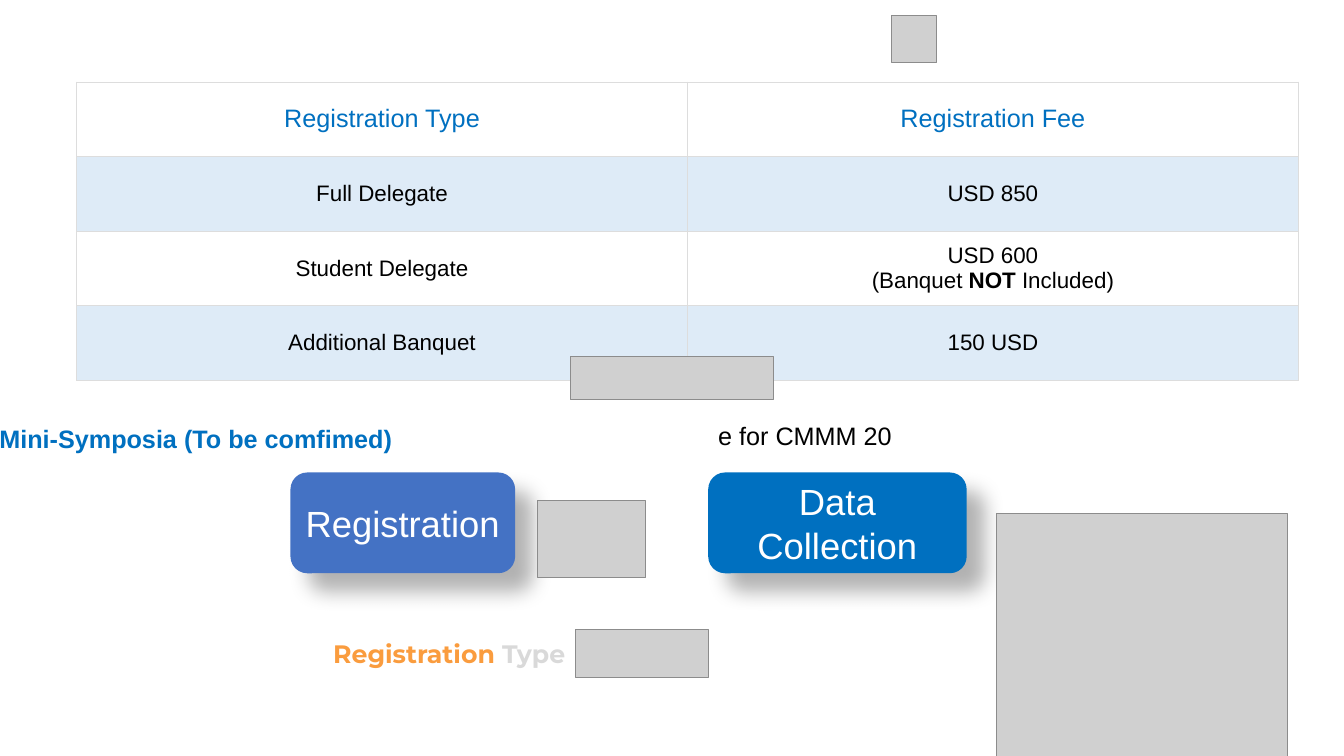
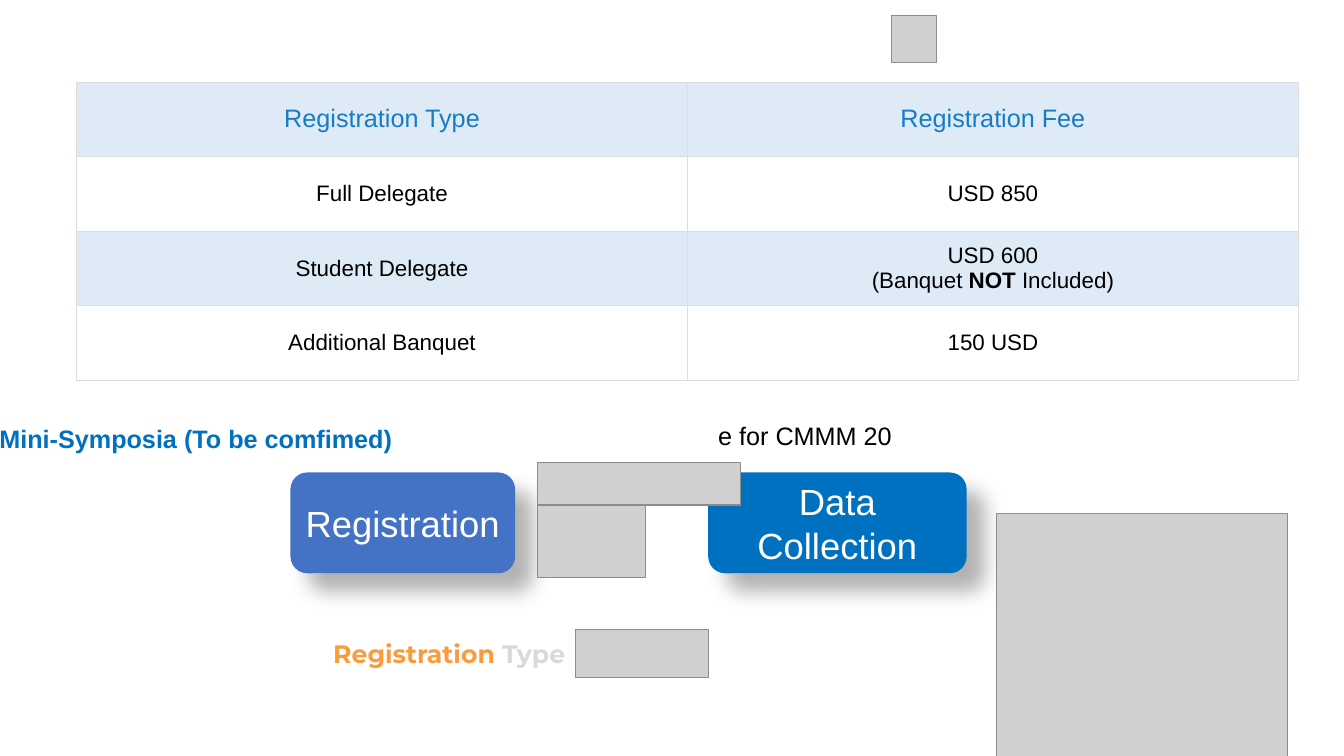
Before and after one commit to zhangxy911/zhangxy911.github.io, a slide deck: slide 3 of assets/figures.pptx. Drawn at 1344x756 pixels with LibreOffice and Linux fonts; fonts in the diff are those of the drawing; grey boxes stand for pictures. Boxes give left, top, right and bottom in pixels: in the first picture for what was removed or moved away, otherwise in the second. Text is boxed around its words. In the diff, an @@ line names an element or a change of style, - is before the commit and + after.

```diff
--- a/assets/figures.pptx
+++ b/assets/figures.pptx
@@ table at box(77, 82, 1299, 380) @@
@@ fill #FFFFFF to #DEEBF7 in 4 cells @@
@@ fill #DEEBF7 to #FFFFFF in 4 cells @@
@@ text colour #0070C0 to #177BC5 in "Registration Type", "Registration Fee" @@
@@ picture: place and size @@
-picture at box(571, 357, 773, 399)
+picture at box(538, 463, 741, 505)
```
Also in this commit, not shown: 5 other files.
